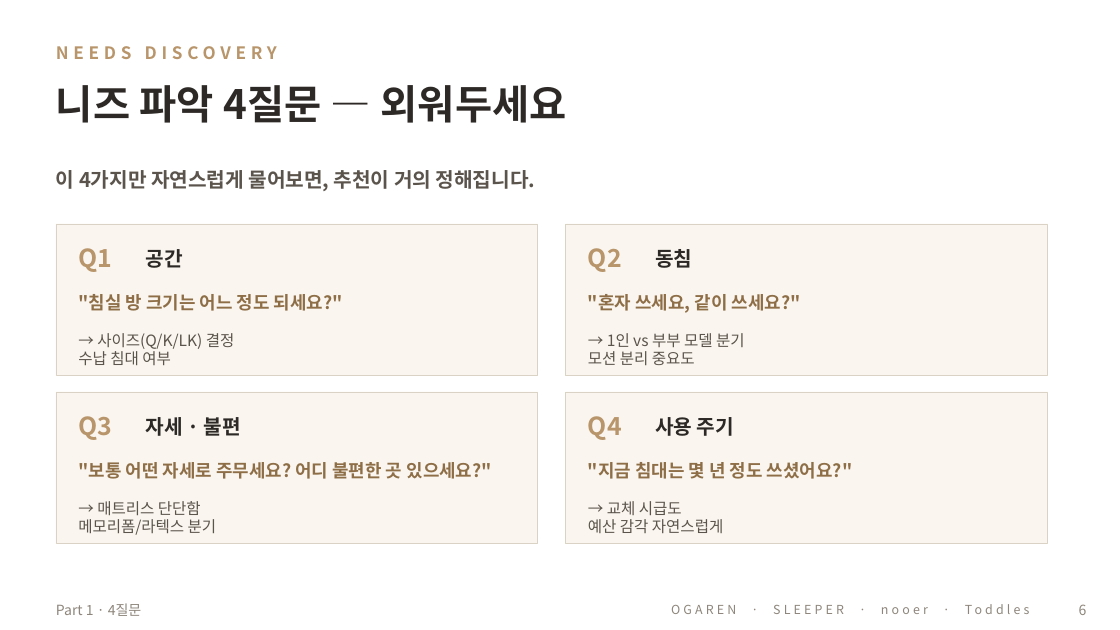
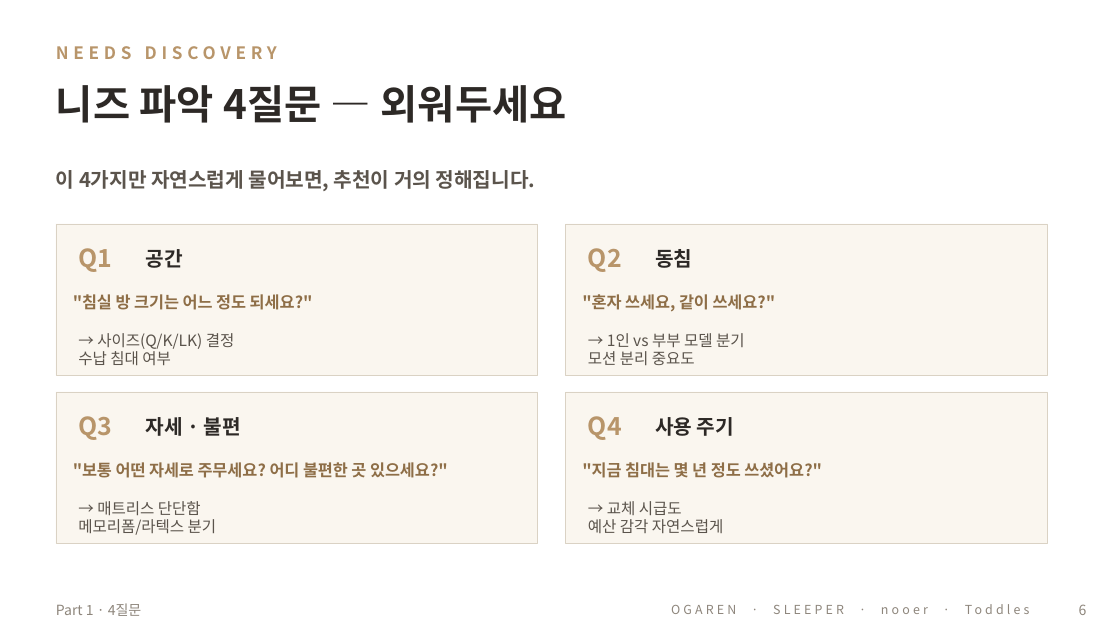
Before and after one commit to david-jung84/ogaren-sales-guide, a slide deck: slide 8 of assets/download/오가렌_세일즈가이드_세션2.pptx. Drawn at 1120x630 pixels with LibreOffice and Linux fonts; fonts in the diff are those of the drawing. Boxes give left, top, right and bottom in pixels: in the first picture for what was removed or moved away, otherwise in the second. Text is boxed around its words. In the diff, an @@ line names an element or a change of style, - is before the commit and + after.

```diff
--- a/assets/download/오가렌_세일즈가이드_세션2.pptx
+++ b/assets/download/오가렌_세일즈가이드_세션2.pptx
@@ size 11.5 to 10.5 pt in 4 elements at [73,294,313,310], [582,294,776,312], [73,462,448,478], [582,462,822,478] @@
```
Also in this commit, not shown: 2 other slides changed, 6 other files.
